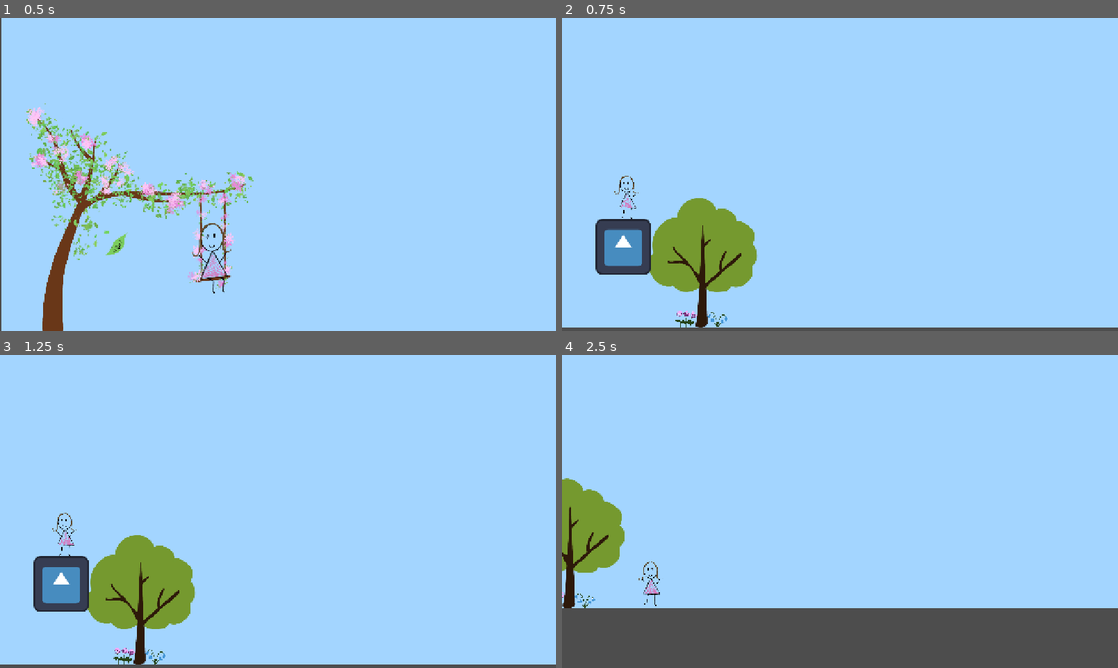
Above: before the commit, frames 1-4 (two rows, left to right).
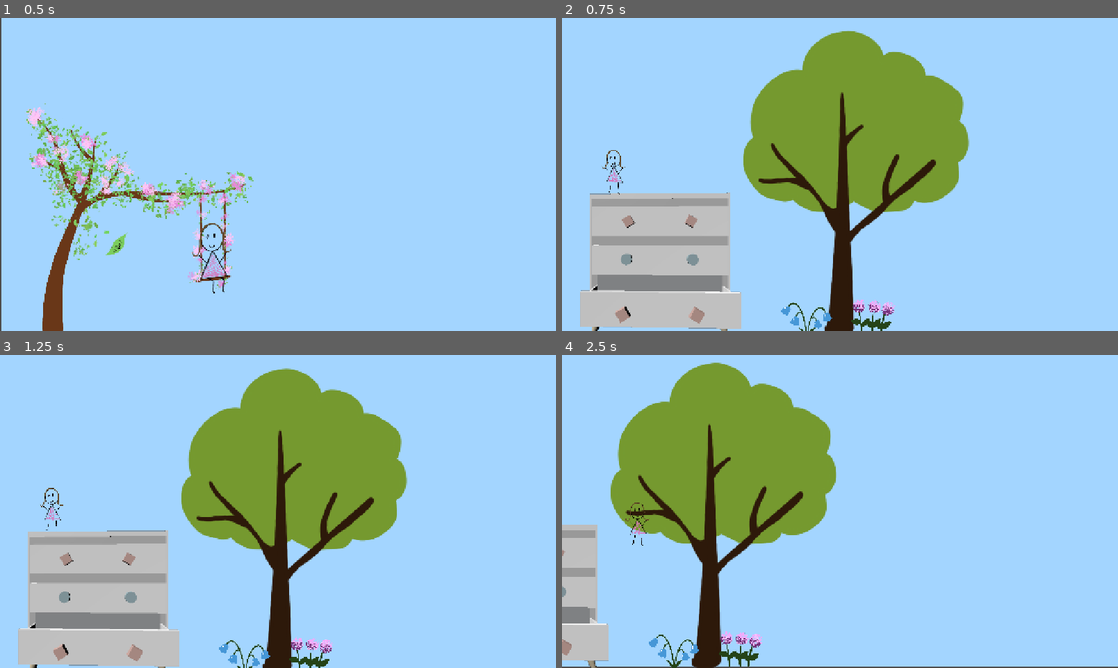
Above: after the commit, the same moments.

Repository: jillrylo/Drawing-Parkour
Game: Godot game, scene res://Scenes/StartScreen.tscn
Two runs of this game, one before a commit and one after it. Both use one fixed random seed, a clock stepped at 60 frames per second and the inputs below. The engine's default icon, where the game draws it, is replaced by a stand-in: a white triangle on a blue panel in a dark square.
Inputs (mouse positions are in pixels of both pictures, inside the frame that each line leads up to):
- Up to frame 1 (0.5 s): no input
- Up to frame 2 (0.75 s): click (678, 246) at 0.5 s
- Up to frame 3 (1.25 s): no input
- Up to frame 4 (2.5 s): tap Enter (ui_accept) at 1.25, 1.52, 2.27 s; hold Right (ui_right) from 1.28 s (still down)

Frame 1 is identical in both runs. In frame 2, 33% of the frame differs, in the area x 0-100%, y 4-100%; in frame 3, 33%; in frame 4, 41%, in the area x 0-100%, y 2-100%.

Commit message:
Added 3D Dresser!

Diff:
--- a/first-godot-proj/Scenes/wall_1.tscn
+++ b/first-godot-proj/Scenes/wall_1.tscn
@@ -1,15 +1,18 @@
-[gd_scene load_steps=9 format=3 uid="uid://cdfwii4l64gjt"]
+[gd_scene load_steps=10 format=3 uid="uid://cdfwii4l64gjt"]
 
 [ext_resource type="PackedScene" uid="uid://dupbj03k0vldf" path="res://Player/player.tscn" id="1_xghsi"]
-[ext_resource type="PackedScene" uid="uid://berc3hhieytfn" path="res://Scenes/platform.tscn" id="2_ew77b"]
 [ext_resource type="PackedScene" uid="uid://pns3a4vfsgd1" path="res://Scenes/transition_to_next_wall.tscn" id="3_ew77b"]
 [ext_resource type="Texture2D" uid="uid://dhkl4tvmq38th" path="res://Assets/TreesAndFlowers/Tree1Leaves.png" id="4_ub6k7"]
 [ext_resource type="Texture2D" uid="uid://b5y2yi4ur3f48" path="res://Assets/TreesAndFlowers/Tree1BranchesandTrunk.png" id="5_81nt5"]
 [ext_resource type="Texture2D" uid="uid://c0iwni4hs268n" path="res://Assets/TreesAndFlowers/flower1.PNG" id="6_iwffm"]
 [ext_resource type="Texture2D" uid="uid://bs3ajq776nju1" path="res://Assets/TreesAndFlowers/flower3.PNG" id="7_1xoxf"]
+[ext_resource type="PackedScene" uid="uid://blbcv5qepupo" path="res://Assets/DresserModel1.glb" id="7_iwffm"]
 
 [sub_resource type="WorldBoundaryShape2D" id="WorldBoundaryShape2D_qxrlw"]
 distance = -542.0
+
+[sub_resource type="RectangleShape2D" id="RectangleShape2D_iwffm"]
+size = Vector2(319.5, 292.5)
 
 [node name="Wall1" type="Node2D"]
 
@@ -21,19 +24,16 @@
 color = Color(0.6392157, 0.8352941, 1, 1)
 
 [node name="Tree1Leaves" type="Sprite2D" parent="."]
-position = Vector2(-943.49994, 569.68896)
-scale = Vector2(0.18871945, 0.18871948)
+position = Vector2(-585, 310)
+scale = Vector2(0.39291155, 0.3626525)
 texture = ExtResource("4_ub6k7")
 
 [node name="Player" parent="." instance=ExtResource("1_xghsi")]
-position = Vector2(-1120, 417)
+position = Vector2(-1146, 344)
 
 [node name="Camera2D" type="Camera2D" parent="Player"]
-position = Vector2(490, -54)
+position = Vector2(520.215, 3.205)
 position_smoothing_enabled = true
-
-[node name="Platform" parent="." instance=ExtResource("2_ew77b")]
-position = Vector2(-1129, 529)
 
 [node name="StaticBody2D" type="StaticBody2D" parent="."]
 position = Vector2(63, 173)
@@ -45,8 +45,8 @@
 position = Vector2(1235, 666)
 
 [node name="Tree1BranchesandTrunk" type="Sprite2D" parent="."]
-position = Vector2(-947.5, 572.6891)
-scale = Vector2(0.18719512, 0.1871951)
+position = Vector2(-623, 379)
+scale = Vector2(0.4487805, 0.4487805)
 texture = ExtResource("5_81nt5")
 
 [node name="StaticBody2D2" type="StaticBody2D" parent="Tree1BranchesandTrunk"]
@@ -60,11 +60,39 @@
 one_way_collision = true
 
 [node name="Flower1" type="Sprite2D" parent="."]
-position = Vector2(-914.00006, 673.00006)
-scale = Vector2(0.052896284, 0.052896295)
+position = Vector2(-707, 623)
+scale = Vector2(0.1251143, 0.12511434)
 texture = ExtResource("6_iwffm")
 
 [node name="Flower3" type="Sprite2D" parent="."]
-position = Vector2(-987.00006, 678)
-scale = Vector2(0.043292735, 0.043292735)
+position = Vector2(-555, 638)
+scale = Vector2(0.09054881, 0.09054881)
 texture = ExtResource("7_1xoxf")
+
+[node name="SubViewportContainer" type="SubViewportContainer" parent="."]
+z_index = 1
+offset_left = -1335.0
+offset_top = 206.0
+offset_right = -769.0
+offset_bottom = 772.0
+stretch = true
+
+[node name="SubViewport" type="SubViewport" parent="SubViewportContainer"]
+transparent_bg = true
+handle_input_locally = false
+size = Vector2i(566, 566)
+render_target_update_mode = 4
+
+[node name="Camera3D" type="Camera3D" parent="SubViewportContainer/SubViewport"]
+transform = Transform3D(-0.027014434, 0, 0.9996351, 0, 1, 0, -0.9996351, 0, -0.027014434, 213.60039, 95.69426, 0)
+
+[node name="DirectionalLight3D" type="DirectionalLight3D" parent="SubViewportContainer/SubViewport"]
+transform = Transform3D(0.70710677, -0.49999997, 0.49999997, 0, 0.70710677, 0.70710677, -0.70710677, -0.49999997, 0.49999997, 50.078613, 78.405655, -16.6717)
+
+[node name="DresserModel1" parent="SubViewportContainer/SubViewport" instance=ExtResource("7_iwffm")]
+
+[node name="DresserCollision" type="StaticBody2D" parent="."]
+
+[node name="CollisionShape2D" type="CollisionShape2D" parent="DresserCollision"]
+position = Vector2(-1040.75, 534.25)
+shape = SubResource("RectangleShape2D_iwffm")
Binary file added: first-godot-proj/Assets/DresserModel1.glb
Not shown, added: first-godot-proj/Assets/DresserModel1.glb.import
